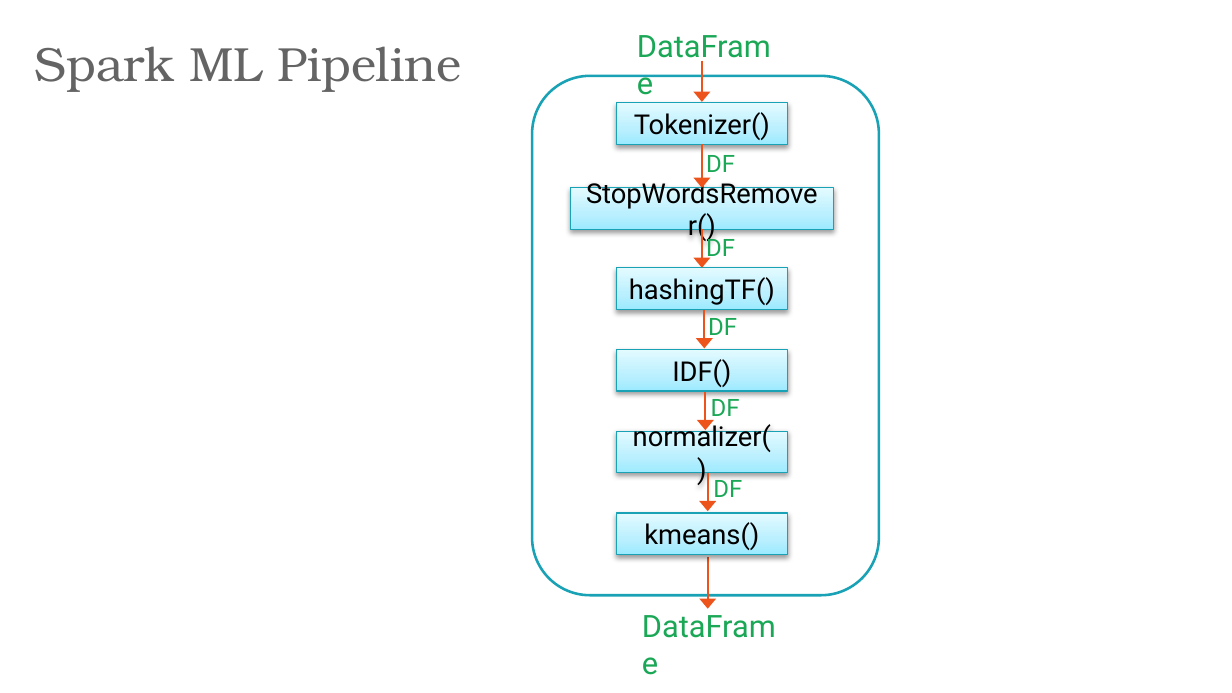
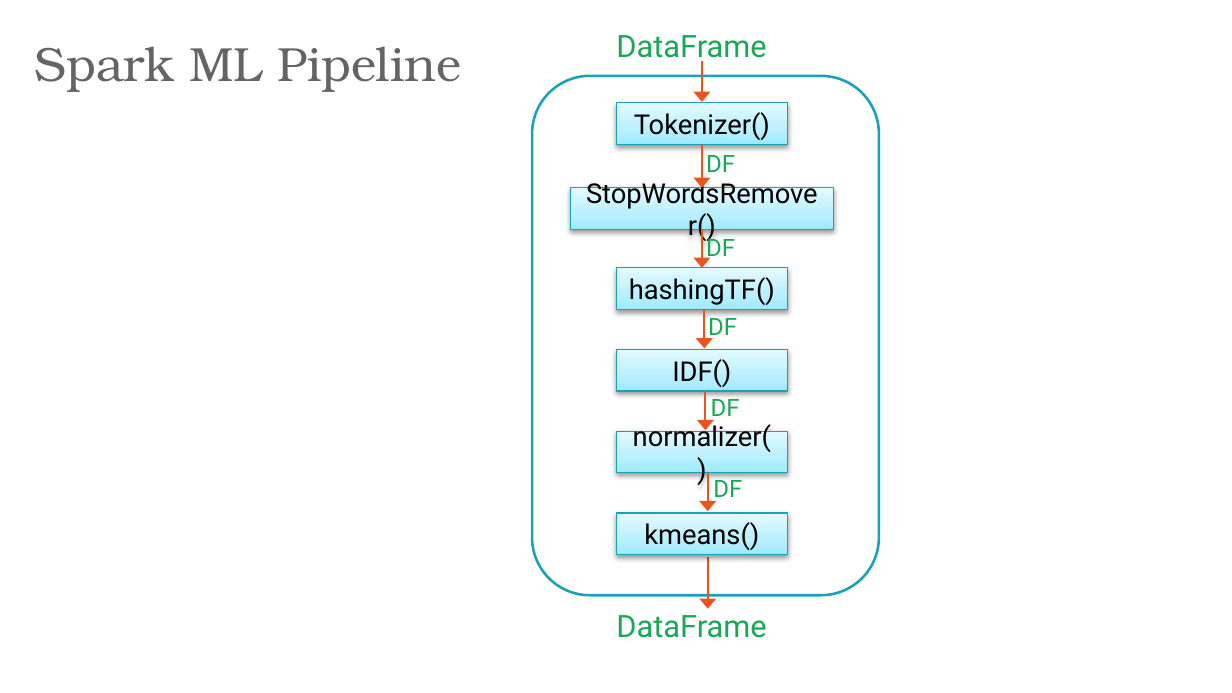
Before and after one commit to lyubent/PubSpark, a slide deck: slide 56 of 00-Slides.pptx (slide 37 before the commit). Drawn at 1232x693 pixels with LibreOffice and Linux fonts; fonts in the diff are those of the drawing. Boxes give left, top, right and bottom in pixels: in the first picture for what was removed or moved away, otherwise in the second. Text is boxed around its words. In the diff, an @@ line names an element or a change of style, - is before the commit and + after.

```diff
--- a/00-Slides.pptx
+++ b/00-Slides.pptx
@@ text "DataFrame" rewrapped from box(625, 21, 787, 70) to box(616, 35, 766, 65) @@
@@ text "DataFrame" rewrapped from box(630, 601, 792, 650) to box(616, 615, 766, 638) @@
```
Also in this commit, not shown: 3 other slides changed, 23 slides added, 27 slides removed.
